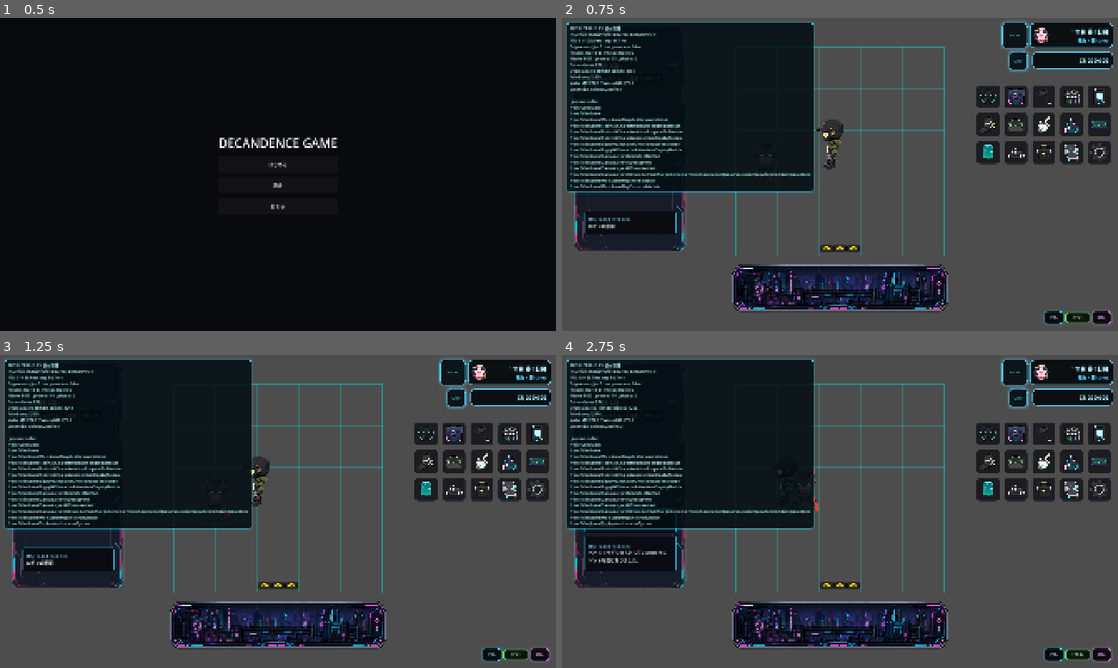
Above: before the commit, frames 1-4 (two rows, left to right).
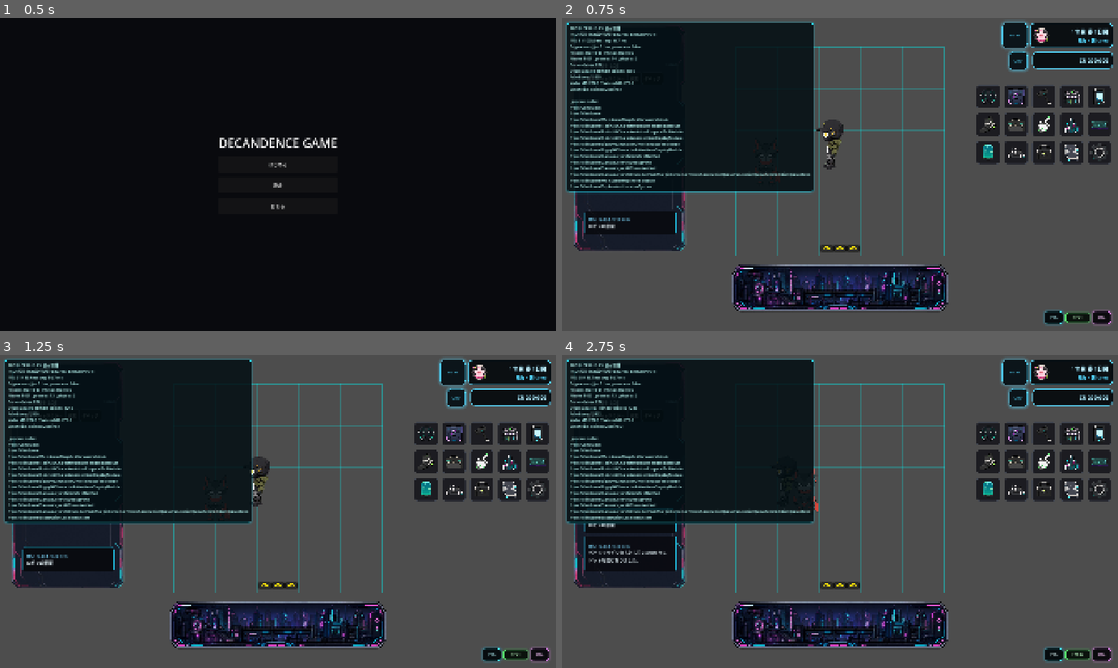
Above: after the commit, the same moments.

Repository: grimoire1089-coder/optimistic
Game: Godot game, scene res://Scenes/Boot/TitleScene.tscn
Same seed, same stepped clock (60 frames per second), same inputs: the game is played once before the commit and once after it. Sound files missing from this copy of the repository are replaced by a short silence.
Inputs:
- Up to frame 1 (0.5 s): no input
- Up to frame 2 (0.75 s): click "はじめる" at 0.5 s
- Up to frame 3 (1.25 s): no input
- Up to frame 4 (2.75 s): click "POS" at 1.25 s; click "POS-" at 2 s

Frame 1 is identical in both runs. In frame 2, less than 0.1% of the frame differs, in the area x 7-18%, y 12-55%; in frame 3, 1.0%; in frame 4, 1.1%, in the area x 0-46%, y 12-56%.

Commit message:
Make map entrance sync event driven

Diff:
--- a/Scripts/Scenes/Main/Modules/MainSceneMapEntranceModule.gd
+++ b/Scripts/Scenes/Main/Modules/MainSceneMapEntranceModule.gd
@@ -16,30 +16,35 @@
 
 var _robin_room_map: RoomMapGridModule
 var _infrastructure_room_map: RoomMapGridModule
+var _connected_robin_room_map: RoomMapGridModule
+var _connected_infrastructure_room_map: RoomMapGridModule
 var _furniture_placement_module: FurniturePlacementModule
 var _entrance_scene: PackedScene
-var _sync_timer := 0.0
 var _runtime_entrances_ready := false
 
 
 func _ready() -> void:
 	_resolve_refs()
+	_connect_room_map_signals()
 	ensure_runtime_entrances()
-	set_process(true)
-
-
-func _process(delta: float) -> void:
+	_sync_process_enabled()
+
+
+func _exit_tree() -> void:
+	_disconnect_room_map_signals()
+
+
+func _process(_delta: float) -> void:
 	_resolve_refs()
+	_connect_room_map_signals()
 	if not _runtime_entrances_ready:
 		ensure_runtime_entrances()
-	_sync_timer += maxf(delta, 0.0)
-	if _sync_timer >= 0.25:
-		_sync_timer = 0.0
-		_sync_entrance_layouts()
+	_sync_process_enabled()
 
 
 func ensure_runtime_entrances() -> void:
 	_resolve_refs()
+	_connect_room_map_signals()
 	var robin_entrance := _ensure_entrance_for_map(
 		_robin_room_map,
 		"RobinRoomEntrance",
@@ -140,6 +145,10 @@
 		_furniture_placement_module.call("sync_occupied_cells_from_furniture_root")
 
 
+func _sync_process_enabled() -> void:
+	set_process(not _runtime_entrances_ready or _robin_room_map == null or _infrastructure_room_map == null or _furniture_placement_module == null)
+
+
 func _clamp_grid_position(room_map: RoomMapGridModule, grid_position: Vector2i, footprint: Vector2i) -> Vector2i:
 	if room_map == null:
 		return grid_position
@@ -167,3 +176,73 @@
 		_infrastructure_room_map = get_node_or_null(infrastructure_room_map_path) as RoomMapGridModule
 	if _furniture_placement_module == null and not furniture_placement_module_path.is_empty():
 		_furniture_placement_module = get_node_or_null(furniture_placement_module_path) as FurniturePlacementModule
+
+
+func _connect_room_map_signals() -> void:
+	_connect_robin_room_map_signal()
+	_connect_infrastructure_room_map_signal()
+
+
+func _connect_robin_room_map_signal() -> void:
+	if _connected_robin_room_map == _robin_room_map:
+		return
+	_disconnect_robin_room_map_signal()
+	if _robin_room_map == null:
+		return
+	_connected_robin_room_map = _robin_room_map
+	var callable := Callable(self, "_on_robin_room_map_rect_changed")
+	if not _connected_robin_room_map.map_rect_changed.is_connected(callable):
+		_connected_robin_room_map.map_rect_changed.connect(callable)
+
+
+func _connect_infrastructure_room_map_signal() -> void:
+	if _connected_infrastructure_room_map == _infrastructure_room_map:
+		return
+	_disconnect_infrastructure_room_map_signal()
+	if _infrastructure_room_map == null:
+		return
+	_connected_infrastructure_room_map = _infrastructure_room_map
+	var callable := Callable(self, "_on_infrastructure_room_map_rect_changed")
+	if not _connected_infrastructure_room_map.map_rect_changed.is_connected(callable):
+		_connected_infrastructure_room_map.map_rect_changed.connect(callable)
+
+
+func _disconnect_room_map_signals() -> void:
+	_disconnect_robin_room_map_signal()
+	_disconnect_infrastructure_room_map_signal()
+
+
+func _disconnect_robin_room_map_signal() -> void:
+	if _connected_robin_room_map == null:
+		return
+	var callable := Callable(self, "_on_robin_room_map_rect_changed")
+	if is_instance_valid(_connected_robin_room_map) and _connected_robin_room_map.map_rect_changed.is_connected(callable):
+		_connected_robin_room_map.map_rect_changed.disconnect(callable)
+	_connected_robin_room_map = null
+
+
+func _disconnect_infrastructure_room_map_signal() -> void:
+	if _connected_infrastructure_room_map == null:
+		return
+	var callable := Callable(self, "_on_infrastructure_room_map_rect_changed")
+	if is_instance_valid(_connected_infrastructure_room_map) and _connected_infrastructure_room_map.map_rect_changed.is_connected(callable):
+		_connected_infrastructure_room_map.map_rect_changed.disconnect(callable)
+	_connected_infrastructure_room_map = null
+
+
+func _on_robin_room_map_rect_changed(_visual_rect: Rect2, _grid_rect: Rect2, _grid_size: Vector2i) -> void:
+	if not _runtime_entrances_ready:
+		ensure_runtime_entrances()
+	else:
+		_sync_entrance_layout(_robin_room_map, "RobinRoomEntrance", robin_room_entrance_grid_position)
+	_sync_active_placement_occupancy()
+	_sync_process_enabled()
+
+
+func _on_infrastructure_room_map_rect_changed(_visual_rect: Rect2, _grid_rect: Rect2, _grid_size: Vector2i) -> void:
+	if not _runtime_entrances_ready:
+		ensure_runtime_entrances()
+	else:
+		_sync_entrance_layout(_infrastructure_room_map, "InfrastructureRoomEntrance", infrastructure_room_entrance_grid_position)
+	_sync_active_placement_occupancy()
+	_sync_process_enabled()
